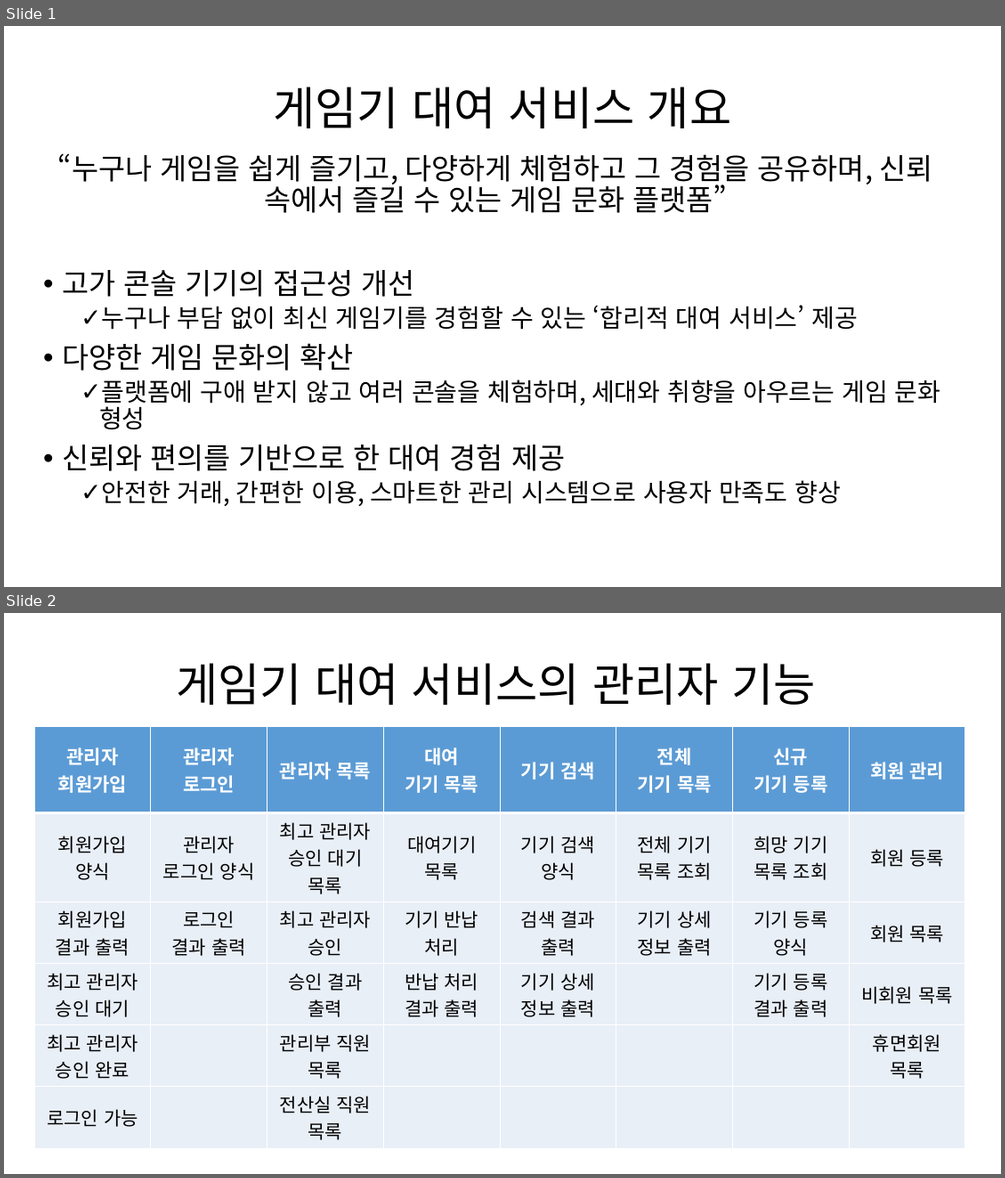
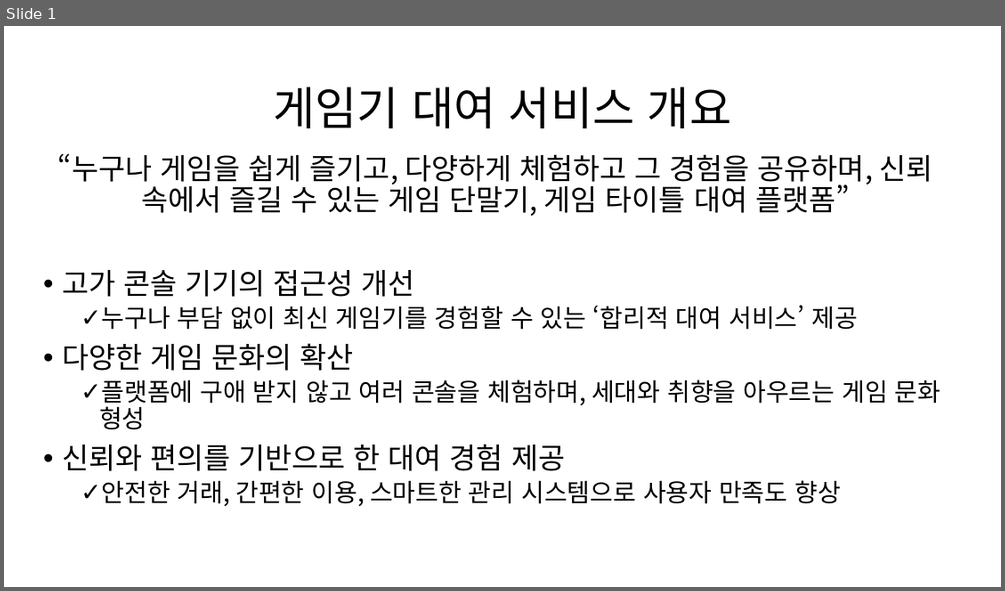
Before and after one commit to gamepex/project, a slide deck: 게임기 대여 서비스 설계도.pptx. Shown one above the other, each under a label of ours: slides 1 and 2 before the commit, slide 1 after it. The pictures are 1005x1178 and 1005x591 pixels, drawn with LibreOffice and Linux fonts; fonts in the diff are those of the drawing. Boxes give left, top, right and bottom in pixels: in the first picture for what was removed or moved away, otherwise in the second. Text is boxed around its words. In the diff, an @@ line names an element or a change of style, - is before the commit and + after.

```diff
--- a/게임기 대여 서비스 설계도.pptx
+++ b/게임기 대여 서비스 설계도.pptx
@@ slide 2 removed at <box>4,613,1001,1174</box>, background #FFFFFF @@
@@ title removed at <box>176,663,815,705</box> @@
-게임기 대여 서비스의 관리자 기능
@@ table removed at <box>34,727,968,1143</box>, 6 rows, 8 columns @@
-관리자 / 회원가입 | 관리자 / 로그인 | 관리자 목록 | 대여 / 기기 목록 | 기기 검색 | 전체 / 기기 목록 | 신규 / 기기 등록 | 회원 관리
-회원가입 양식 | 관리자 / 로그인 양식 | 최고 관리자 승인 대기 목록 | 대여기기 목록 | 기기 검색 양식 | 전체 기기 목록 조회 | 희망 기기 목록 조회 | 회원 등록
-회원가입 / 결과 출력 | 로그인 / 결과 출력 | 최고 관리자 승인 | 기기 반납 처리 | 검색 결과 출력 | 기기 상세 정보 출력 | 기기 등록 양식 | 회원 목록
-최고 관리자 / 승인 대기 |  | 승인 결과 출력 | 반납 처리 결과 출력 | 기기 상세 정보 출력 |  | 기기 등록 결과 출력 | 비회원 목록
-최고 관리자 / 승인 완료 |  | 관리부 직원 목록 |  |  |  |  | 휴면회원 목록
-로그인 가능 |  | 전산실 직원 목록 |  |  |  |  | 
@@ slide 1 changed as well @@
@@ text at <box>58,153,932,216</box>: text changed @@
-“누구나 게임을 쉽게 즐기고, 다양하게 체험하고 그 경험을 공유하며, 신뢰 속에서 즐길 수 있는 게임 문화 플랫폼”
+“누구나 게임을 쉽게 즐기고, 다양하게 체험하고 그 경험을 공유하며, 신뢰 속에서 즐길 수 있는 게임 단말기, 게임 타이틀 대여 플랫폼”
```
Also in this commit, not shown: 10 slides added, 1 other slide removed, 24 other files.
